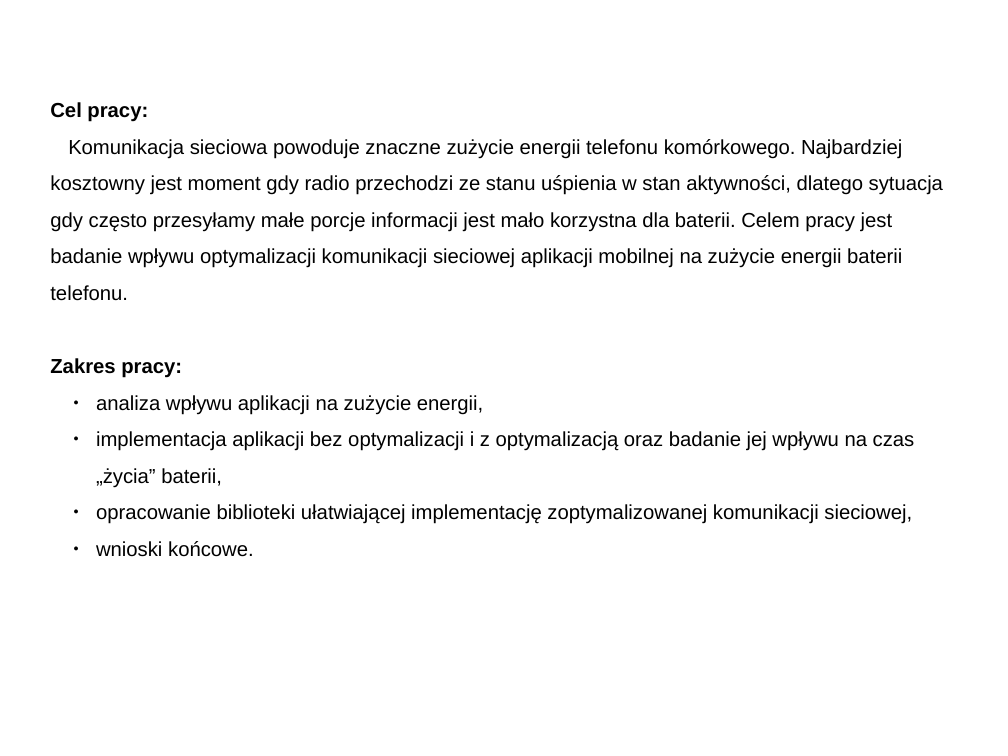
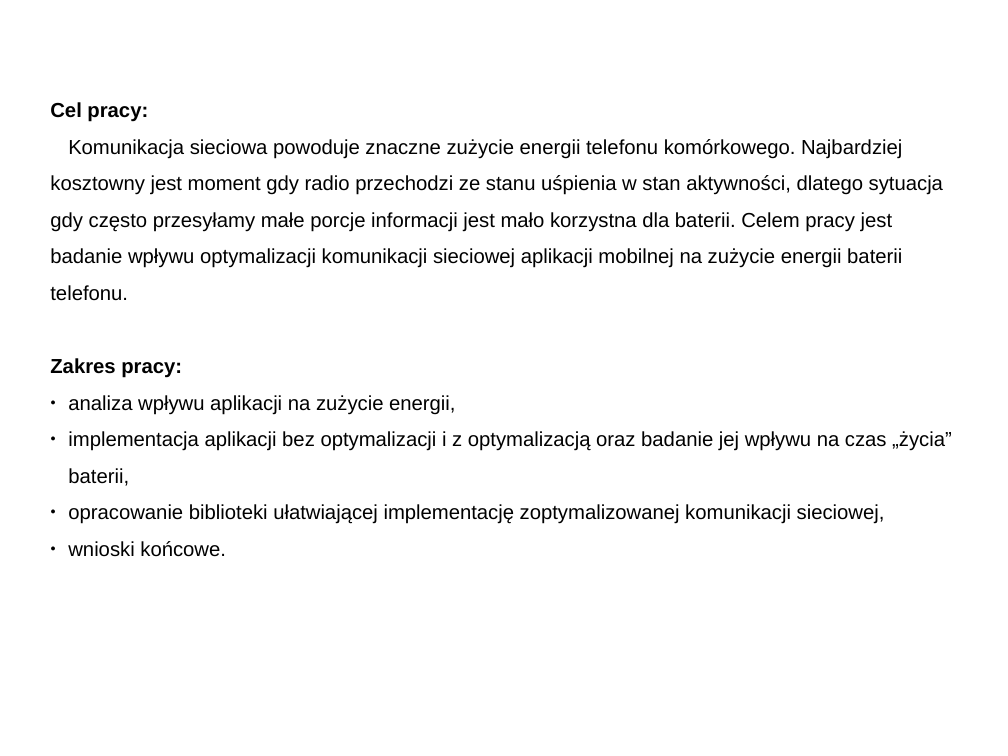
Before and after one commit to aksinghdce/master-thesis, a slide deck: slide 2 of prezentacja.odp. Drawn at 1008x756 pixels with LibreOffice and Linux fonts; fonts in the diff are those of the drawing. Boxes give left, top, right and bottom in pixels: in the first picture for what was removed or moved away, otherwise in the second. Text is boxed around its words. In the diff, an @@ line names an element or a change of style, - is before the commit and + after.

```diff
--- a/prezentacja.odp
+++ b/prezentacja.odp
@@ subtitle at (68, 395, 952, 557): indent changed @@
```
Also in this commit, not shown: 8 other slides changed.
